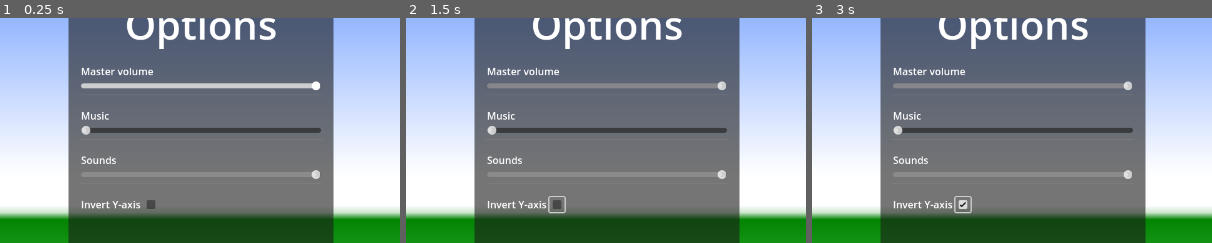
Above: before the commit, frames 1-3 (left to right).
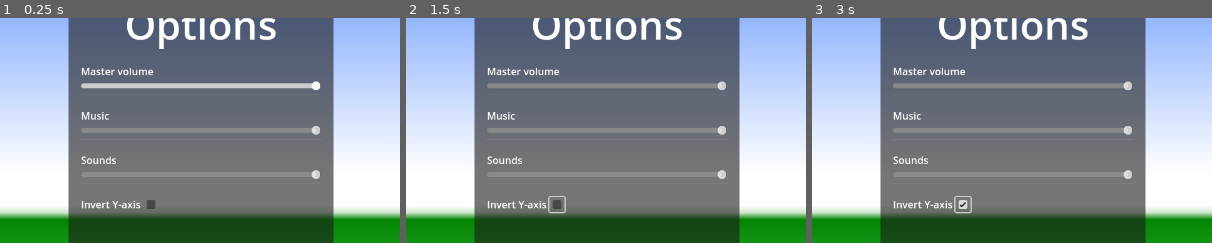
Above: after the commit, the same moments.

Repository: hunttis/ld-58
Game: Godot game, scene res://assets/scenes/menus/options.tscn
The game is run twice, just before and just after one commit, with the same random seed, the same clock (stepped at 60 frames per second) and the same inputs. This scene is started directly instead of the project's main scene.
Inputs (mouse positions are % of the whole screen's width and height, from its top left):
- Up to frame 1 (0.25 s): no input
- Up to frame 2 (1.5 s): click (44, 49) at 0.5 s; tap Enter at 1.25 s; move the mouse to (72, 45) at 1.27 s; hold D (move_right) from 1.28 s (still down); hold Q (ability_bark) from 1.28 s (still down)
- Up to frame 3 (3 s): tap Space (ability_dash) at 2, 2.1 s; move the mouse to (30, 55) at 2.02 s; release D (move_right) at 2.03 s; release Q (ability_bark) at 2.03 s; hold S (move_back) 2.03-2.78 s; tap Enter at 2.75 s; move the mouse to (60, 28) at 2.77 s; hold D (move_right) from 2.78 s (still down); hold Shift (ability_sprint) from 2.78 s (still down)
The pictures show only the part of the screen within x 25-75%, y 8-58%; the shares and areas given below are measured in that part.

The runs differ from the first frame. In frame 1, 1.4% of the frame differs, in the area x 20-81%, y 48-52%; in frame 2, 1.4%; in frame 3, 1.4%.

Commit message:
Music tuning

Diff:
--- a/assets/scenes/master.gd
+++ b/assets/scenes/master.gd
@@ -7,8 +7,6 @@
 var game_end_scene_file = preload("res://assets/scenes/menus/game_end_screen.tscn")
 
 var current_scene_type: Scenes
-var musicOn = 0
-var musicOff = -80
 
 enum Scenes {
   Main_Menu,
@@ -20,7 +18,7 @@
 
 @export var default_scene: Scenes = Scenes.Main_Menu
 @onready var current_scene = $CurrentScene
-@onready var titleMusic = $"AudioStreamPlayerTitle"
+@onready var titleMusic:  = $"AudioStreamPlayerTitle"
 @onready var gameMusic = $"AudioStreamPlayerGame"
 
 
@@ -37,10 +35,9 @@
       _on_go_to_options()
     Scenes.Game:
       _on_go_to_game()
+
     Scenes.Instructions:
       _on_go_to_instructions()
-
-  gameMusic.volume_db = musicOff
 
 func _empty_current_scene():
   for child_scene in current_scene.get_children():
@@ -50,7 +47,7 @@
   _empty_current_scene()
   var game_scene = game_scene_file.instantiate()
   current_scene.add_child(game_scene)
-  current_scene_type = Scenes.GameEnd
+  current_scene_type = Scenes.Game
   game_scene.level_failed.connect(_on_game_end)
   game_scene.level_complete.connect(_on_game_end)
   update_music()
@@ -86,14 +83,12 @@
 func update_music():
     match current_scene_type:
         Scenes.Game:
-            titleMusic.volume_db = musicOff
-            gameMusic.volume_db = musicOn
+          if titleMusic.playing:
+            titleMusic.playing = false
+          if !gameMusic.playing:
+            gameMusic.playing = true
         Scenes.Main_Menu:
-            titleMusic.volume_db = musicOn
-            gameMusic.volume_db = musicOff
-        Scenes.Options:
-            titleMusic.volume_db = musicOn
-            gameMusic.volume_db = musicOff
-        _:
-            titleMusic.volume_db = musicOn
-            gameMusic.volume_db = musicOff
+          if !titleMusic.playing:
+            titleMusic.playing = true
+          if gameMusic.playing:
+            gameMusic.playing = false
--- a/assets/scenes/menus/options.gd
+++ b/assets/scenes/menus/options.gd
@@ -7,19 +7,10 @@
     %SoundVolumeSlider.value = AudioServer.get_bus_volume_linear(AudioServer.get_bus_index("Sound"))
     %MasterVolumeSlider.grab_focus()
 
-func _on_music_button_toggled(toggled_on: bool) -> void:
-    AudioServer.set_bus_volume_db(AudioServer.get_bus_index("Music"), linear_to_db($Slider.value))
-    print("Music mute toggled to: ", !toggled_on)
-
-func _on_sound_button_toggled(toggled_on: bool) -> void:
-    AudioServer.set_bus_mute(1, !toggled_on)
-    print("Sound mute toggled to: ", !toggled_on)
-
 func _on_master_volume_slider_value_changed(value: float) -> void:
     AudioServer.set_bus_volume_db(AudioServer.get_bus_index("Master"), linear_to_db(value))
 
 func _on_music_volume_slider_value_changed(value: float) -> void:
-    print(value)
     AudioServer.set_bus_volume_db(AudioServer.get_bus_index("Music"), linear_to_db(value))
 
 func _on_sound_volume_slider_value_changed(value: float) -> void:
--- a/default_bus_layout.tres
+++ b/default_bus_layout.tres
@@ -6,7 +6,7 @@
 bus/1/solo = false
 bus/1/mute = false
 bus/1/bypass_fx = false
-bus/1/volume_db = -80.0
+bus/1/volume_db = 0.0694828
 bus/1/send = &"Master"
 bus/2/name = &"Sound"
 bus/2/solo = false
